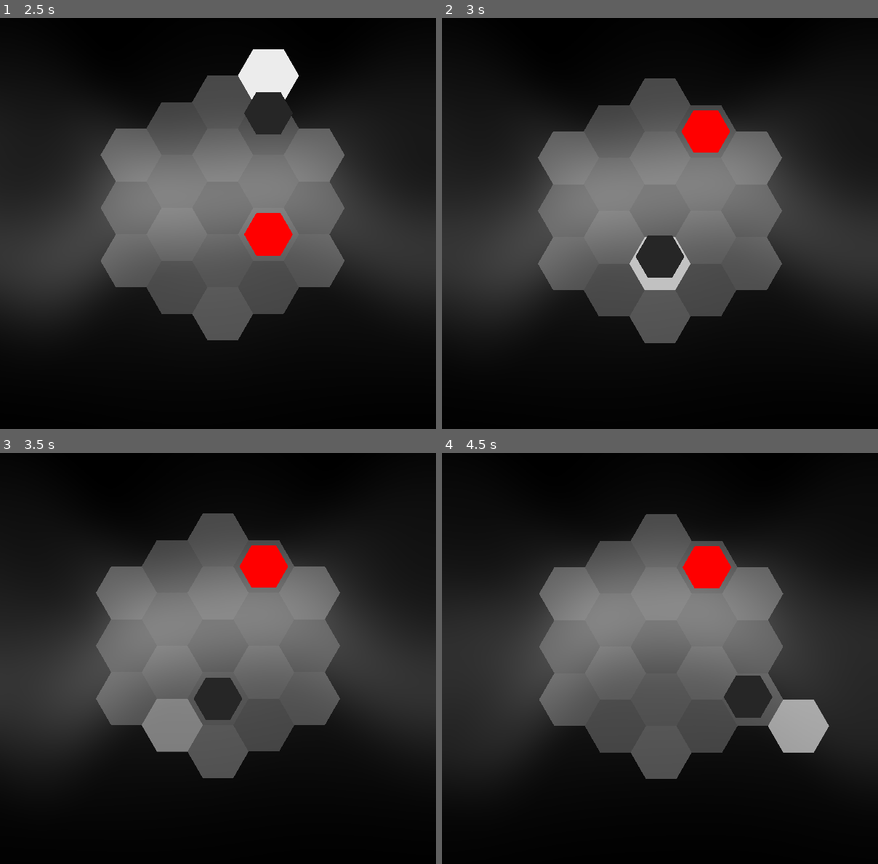
Above: before the commit, frames 1-4 (two rows, left to right).
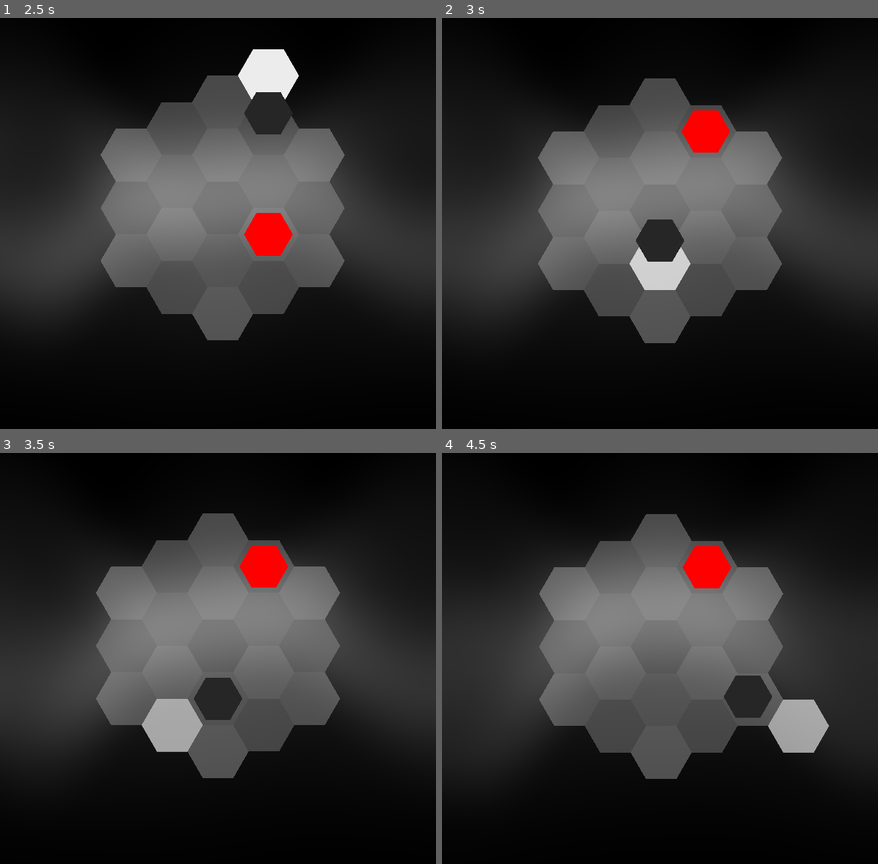
Above: after the commit, the same moments.

Repository: redpebble/sneksagon
Game: Godot game, scene res://scenes/map.tscn
The game is run twice, just before and just after one commit, with the same random seed, the same clock (stepped at 60 frames per second) and the same inputs. Sound files missing from this copy of the repository are replaced by a short silence.
Inputs (mouse positions are in pixels of both pictures, inside the frame that each line leads up to):
- Up to frame 1 (2.5 s): tap Enter at 0.5 s; move the mouse to (313, 190) at 0.52 s; press the mouse at (313, 190) at 0.53 s; hold D (down_right) 0.53-1.28 s; move the mouse to (130, 231) at 1.27 s; release the mouse at (130, 231) at 1.28 s; hold S (down) 1.28-2.03 s; click (130, 231) at 1.35 s; move the mouse to (261, 116) at 2.02 s; press the mouse at (261, 116) at 2.03 s; hold D (down_right) from 2.03 s (still down)
- Up to frame 2 (3 s): move the mouse to (638, 297) at 2.77 s; release D (down_right) at 2.78 s; release the mouse at (638, 297) at 2.78 s; hold W (up) from 2.78 s (still down); click (638, 297) at 2.85 s
- Up to frame 3 (3.5 s): keep holding W (up)
- Up to frame 4 (4.5 s): move the mouse to (790, 711) at 3.52 s; release W (up) at 3.53 s; press the mouse at (790, 711) at 3.53 s; hold A (down_left) from 3.53 s (still down); move the mouse to (529, 580) at 4.27 s; release the mouse at (529, 580) at 4.28 s; click (529, 580) at 4.35 s

Frame 1 is identical in both runs. In frame 2, 0.8% of the frame differs, in the area x 44-56%, y 49-64%; in frame 3, 1.4%, in the area x 32-47%, y 59-73%; in frame 4, less than 0.1%.

Commit message:
Apple signals collection to spawn next apple
Was previously calling "spawn_apple" via "eat" directly from MapManager.

Diff:
--- a/scenes/hex/apple_hex.gd
+++ b/scenes/hex/apple_hex.gd
@@ -1,16 +1,14 @@
 class_name AppleHex
 extends ObjectHex
+
+signal just_collected
 
 @onready var eat_sfx = $EatSFX
 var collected := false : set = set_collected
 
-func _ready() -> void:
-	super._ready()
-	modulate = Color.RED
-
 func eat() -> void:
 	collected = true
-	MapManager.spawn_apple()
+	just_collected.emit()
 	eat_sfx.play_random()
 	await eat_sfx.finished
 	queue_free()
--- /dev/null
+++ b/scenes/hex/block_hex.tscn
@@ -0,0 +1,7 @@
+[gd_scene load_steps=3 format=3 uid="uid://u787gnl74hx8"]
+
+[ext_resource type="PackedScene" uid="uid://b2k5i8r31na11" path="res://scenes/hex/hex.tscn" id="1_gbkrb"]
+[ext_resource type="Script" uid="uid://dmecpehqjyrcv" path="res://scenes/hex/block_hex.gd" id="2_gbkrb"]
+
+[node name="BlockHex" instance=ExtResource("1_gbkrb")]
+script = ExtResource("2_gbkrb")
--- a/scenes/hex/object_hex.gd
+++ b/scenes/hex/object_hex.gd
@@ -3,11 +3,9 @@
 
 signal moved(hex_node, from_pos, to_pos)
 
-@export var connect_segments := true
 @onready var last_coords := grid_coords
 
 var move_tween : Tween = null
-
 
 func _ready() -> void:
 	z_index = 10
--- a/scenes/hex/object_hex.tscn
+++ b/scenes/hex/object_hex.tscn
@@ -5,4 +5,3 @@
 
 [node name="ObjectHex" instance=ExtResource("1_42sxs")]
 script = ExtResource("2_jen7i")
-connect_segments = true
--- a/scenes/hex/snake_hex.gd
+++ b/scenes/hex/snake_hex.gd
@@ -2,8 +2,6 @@
 extends ObjectHex
 
 signal move_finished
-
-@onready var map = get_parent()
 
 var prev_segment : SnakeHex = null
 var next_segment : SnakeHex = null
@@ -31,13 +29,14 @@
 	move_tween = create_tween().set_trans(Tween.TRANS_SINE).set_ease(Tween.EASE_IN)
 	move_tween.tween_property(self, "global_position", initial_pos + bump_vector, duration * 0.4)
 	move_tween.set_trans(Tween.TRANS_SINE).set_ease(Tween.EASE_OUT)
-	move_tween.tween_property(self, "global_position", initial_pos - (bump_vector * 0.3), duration * 0.4)
+	move_tween.tween_property(self, "global_position", initial_pos - (bump_vector * 0.3), duration * 0.5)
 	move_tween.set_trans(Tween.TRANS_CUBIC).set_ease(Tween.EASE_IN_OUT)
 	move_tween.tween_property(self, "global_position", initial_pos, duration * 0.5)
 	move_tween.finished.connect(_on_move_tween_finished)
 
 	var delay_interval := 0.03
 	await get_tree().create_timer(delay_interval).timeout
+
 	if next_segment:
 		next_segment.chain_bump(grid_coords, amount, duration)
 
--- a/scenes/singleton/map_manager.gd
+++ b/scenes/singleton/map_manager.gd
@@ -128,9 +128,14 @@
 func spawn_apple() -> void:
 	var empty_cell = get_random_empty_cell()
 	if empty_cell != null:
-		create_hex(apple_scene.instantiate(), empty_cell)
+		var apple_inst : AppleHex = apple_scene.instantiate()
+		apple_inst.just_collected.connect(_on_apple_just_collected)
+		create_hex(apple_inst, empty_cell, Color.RED)
 	else:
 		push_warning("No empty cells. Apple not spawned.")
+
+func _on_apple_just_collected() -> void:
+	spawn_apple()
 
 func scale_to_hex_width(node: Node2D, input_width : float):
 	if input_width == 0.0:
